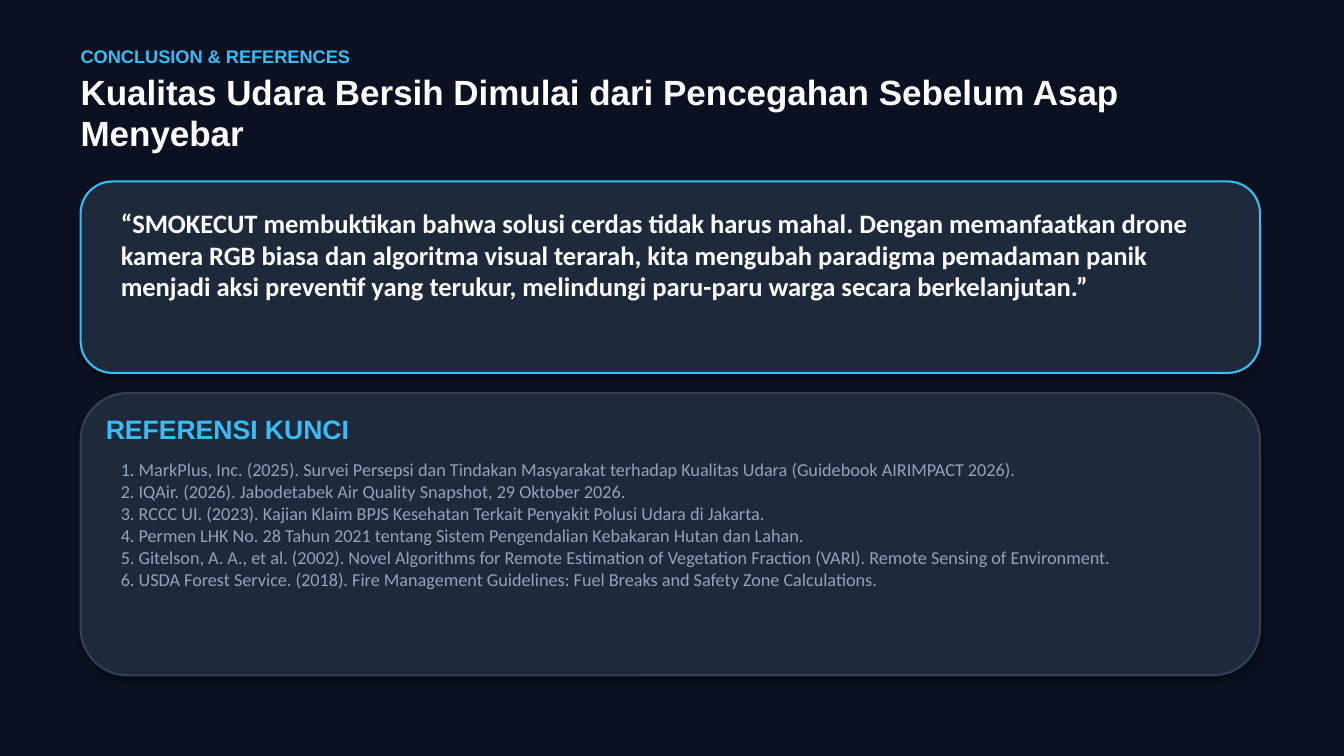
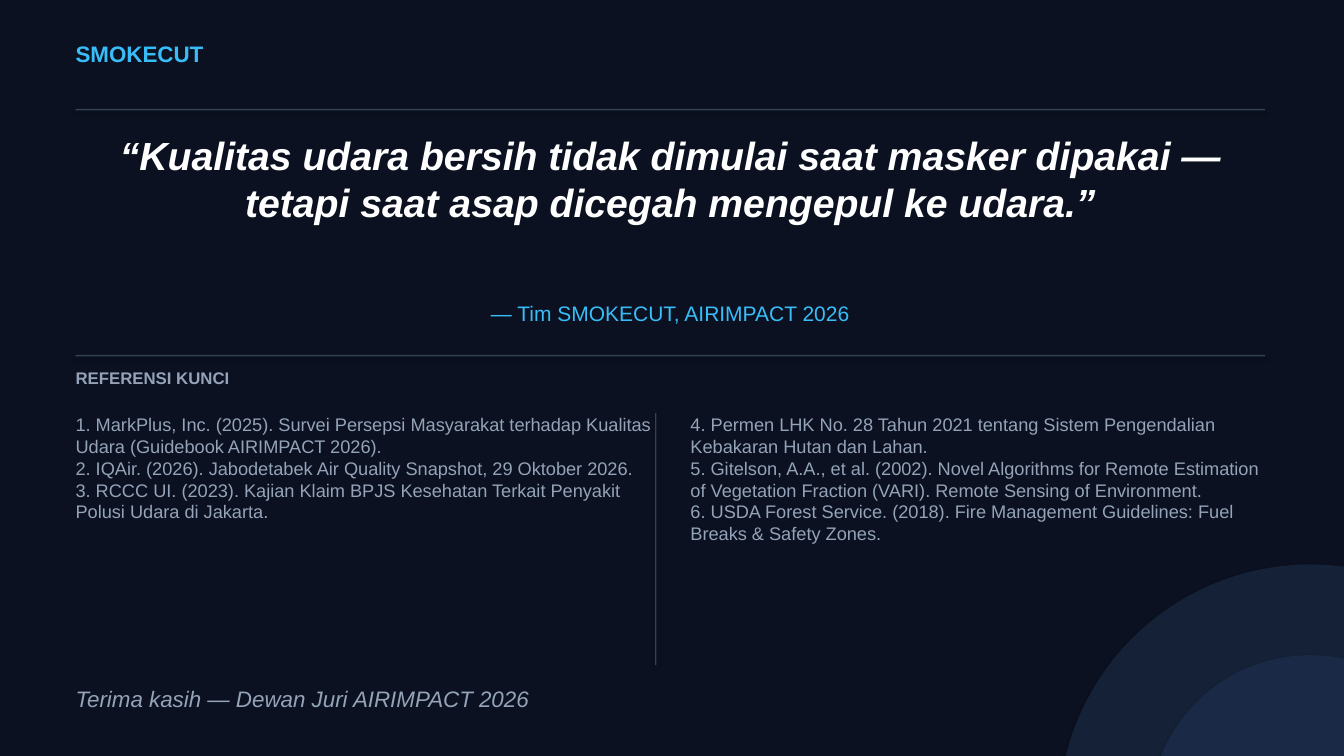
Before and after one commit to aamsetiana/SMOKECUT, a slide deck: slide 10 of AIRIMPACT2026_SMOKECUT_Proposal.pptx. Drawn at 1344x756 pixels with LibreOffice and Linux fonts; fonts in the diff are those of the drawing. Boxes give left, top, right and bottom in pixels: in the first picture for what was removed or moved away, otherwise in the second. Text is boxed around its words. In the diff, an @@ line names an element or a change of style, - is before the commit and + after.

Commit message:
feat(presentation): redesign slides with modern minimalist layout — stat callouts, icon circles, varied layouts, breathing room

```diff
--- a/AIRIMPACT2026_SMOKECUT_Proposal.pptx
+++ b/AIRIMPACT2026_SMOKECUT_Proposal.pptx
@@ text added at (76, 46, 204, 63), 16 pt, text #38BDF8, bold @@
+SMOKECUT
@@ text removed at (81, 50, 1118, 153) @@
-CONCLUSION & REFERENCES
-Kualitas Udara Bersih Dimulai dari Pencegahan Sebelum Asap Menyebar
@@ rectangle added at (76, 109, 1265, 110), fill #334155 @@
@@ text added at (120, 141, 1171, 225), 28 pt, text #FFFFFF, bold, italic @@
+“Kualitas udara bersih tidak dimulai saat masker dipakai —
+tetapi saat asap dicegah mengepul ke udara.”
@@ rounded rectangle removed at (81, 181, 1260, 373) @@
@@ text removed at (121, 213, 1187, 301) @@
-“SMOKECUT membuktikan bahwa solusi cerdas tidak harus mahal. Dengan memanfaatkan drone kamera RGB biasa dan algoritma visual terarah, kita mengubah paradigma pemadaman panik menjadi aksi preventif yang terukur, melindungi paru-paru warga secara berkelanjutan.”
@@ text added at (517, 305, 850, 324), 15 pt, text #38BDF8 @@
+— Tim SMOKECUT, AIRIMPACT 2026
@@ rectangle added at (76, 355, 1265, 356), fill #334155 @@
@@ text "REFERENSI KUNCI": place and size @@
-text "REFERENSI KUNCI" at (106, 420, 349, 440)
+text "REFERENSI KUNCI" at (76, 372, 229, 384)
@@ text "REFERENSI KUNCI" at (76, 372, 229, 384): size 19 to 12 pt, text colour #38BDF8 to #94A3B8 @@
@@ text added at (76, 418, 651, 518), 13 pt, text #94A3B8 @@
+1. MarkPlus, Inc. (2025). Survei Persepsi Masyarakat terhadap Kualitas Udara (Guidebook AIRIMPACT 2026).
+2. IQAir. (2026). Jabodetabek Air Quality Snapshot, 29 Oktober 2026.
+3. RCCC UI. (2023). Kajian Klaim BPJS Kesehatan Terkait Penyakit Polusi Udara di Jakarta.
@@ rounded rectangle removed at (81, 393, 1260, 676) @@
@@ rectangle added at (655, 413, 656, 665), fill #334155 @@
@@ text at (690, 418, 1259, 544): text changed; font Calibri to Arial @@
-1. MarkPlus, Inc. (2025). Survei Persepsi dan Tindakan Masyarakat terhadap Kualitas Udara (Guidebook AIRIMPACT 2026).
-2. IQAir. (2026). Jabodetabek Air Quality Snapshot, 29 Oktober 2026.
-3. RCCC UI. (2023). Kajian Klaim BPJS Kesehatan Terkait Penyakit Polusi Udara di Jakarta.
-4. Permen LHK No. 28 Tahun 2021 tentang Sistem Pengendalian Kebakaran Hutan dan Lahan.
-5. Gitelson, A. A., et al. (2002). Novel Algorithms for Remote Estimation of Vegetation Fraction (VARI). Remote Sensing of Environment.
-6. USDA Forest Service. (2018). Fire Management Guidelines: Fuel Breaks and Safety Zone Calculations.
+4. Permen LHK No. 28 Tahun 2021 tentang Sistem Pengendalian Kebakaran Hutan dan Lahan.
+5. Gitelson, A.A., et al. (2002). Novel Algorithms for Remote Estimation of Vegetation Fraction (VARI). Remote Sensing of Environment.
+6. USDA Forest Service. (2018). Fire Management Guidelines: Fuel Breaks & Safety Zones.
@@ ellipse added at (1059, 565, 1344, 756), fill #152136 @@
@@ ellipse added at (1149, 655, 1344, 756), fill #1A2A46 @@
@@ text added at (76, 691, 529, 707), 16 pt, text #94A3B8, italic @@
+Terima kasih — Dewan Juri AIRIMPACT 2026
```
Also in this commit, not shown: 4 other slides changed, 5 slides added, 5 slides removed, 2 other files.
